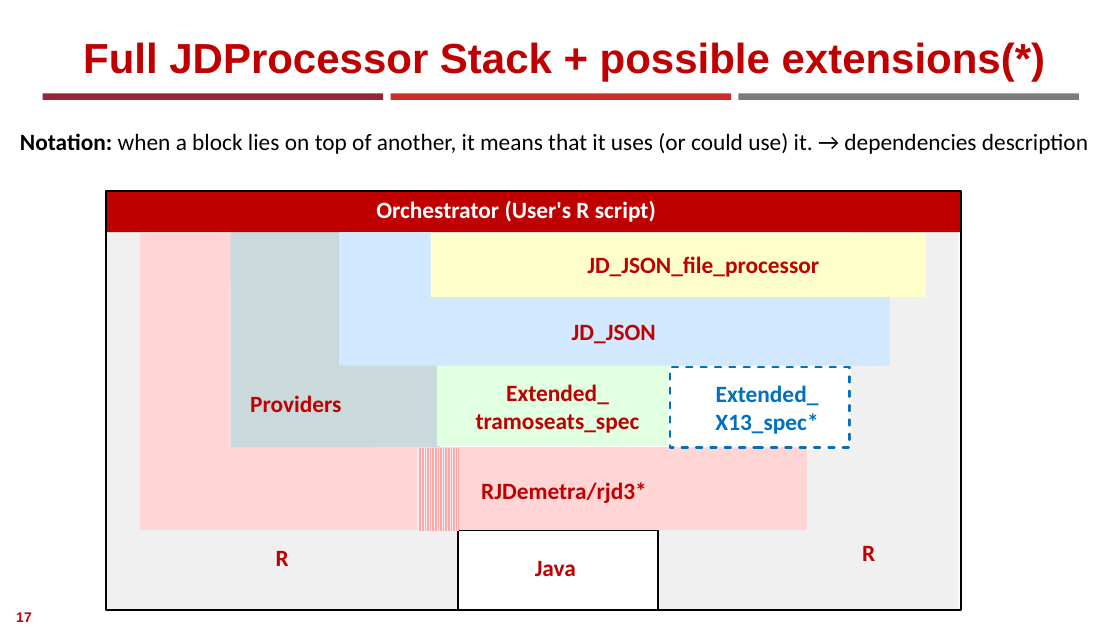
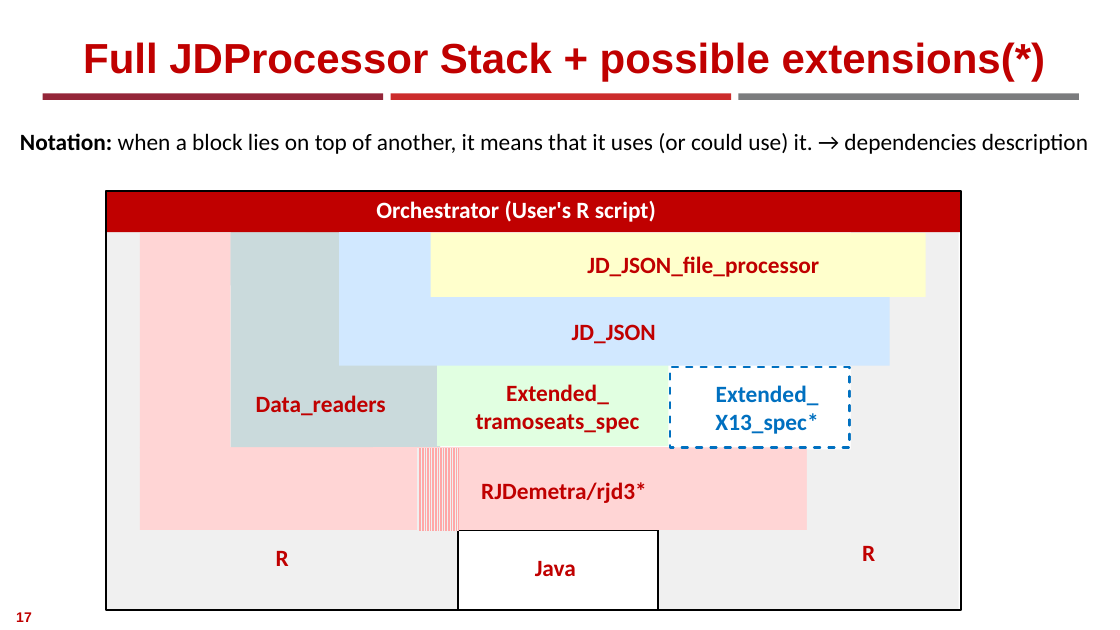
Before and after one commit to AlessandroPiovani/RJDProcessor, a slide deck: slide 17 of Documentation/RJDemetra tools for statistical production.pptx. Drawn at 1120x630 pixels with LibreOffice and Linux fonts; fonts in the diff are those of the drawing; background and template pictures are left out. Boxes give left, top, right and bottom in pixels: in the first picture for what was removed or moved away, otherwise in the second. Text is boxed around its words. In the diff, an @@ line names an element or a change of style, - is before the commit and + after.

```diff
--- a/Documentation/RJDemetra tools for statistical production.pptx
+++ b/Documentation/RJDemetra tools for statistical production.pptx
@@ text at (256,395,386,416): text changed @@
-Providers
+Data_readers
```
Also in this commit, not shown: 2 other slides changed, 1 other file.
